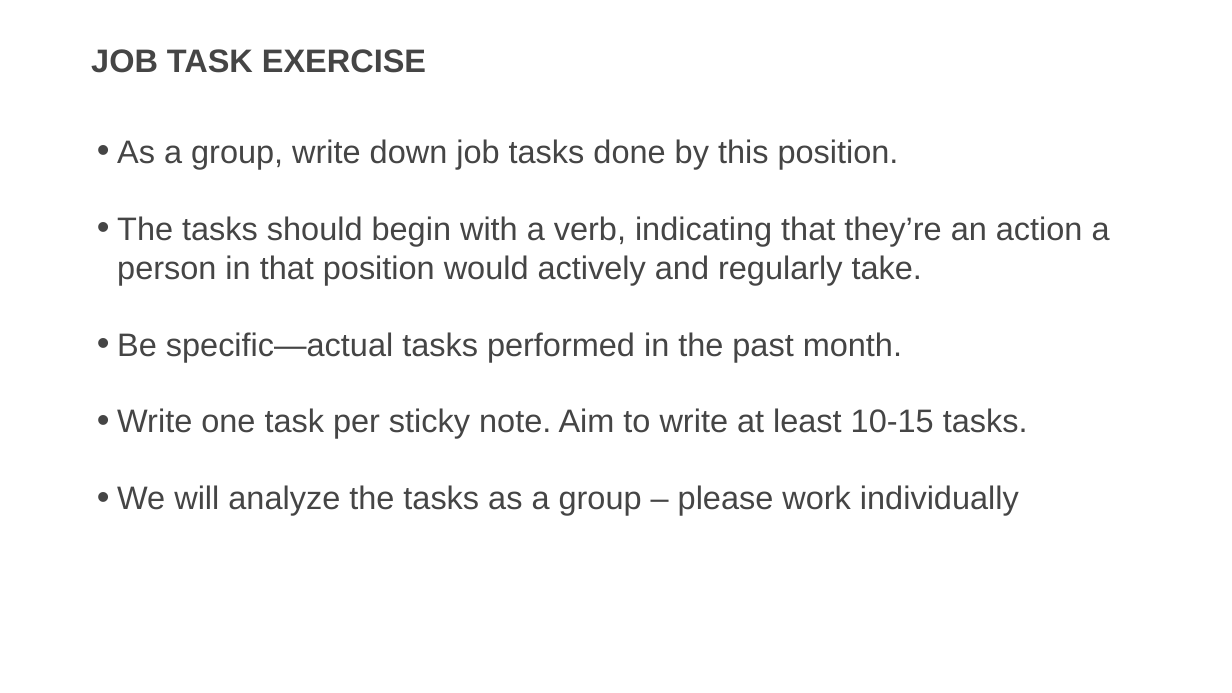
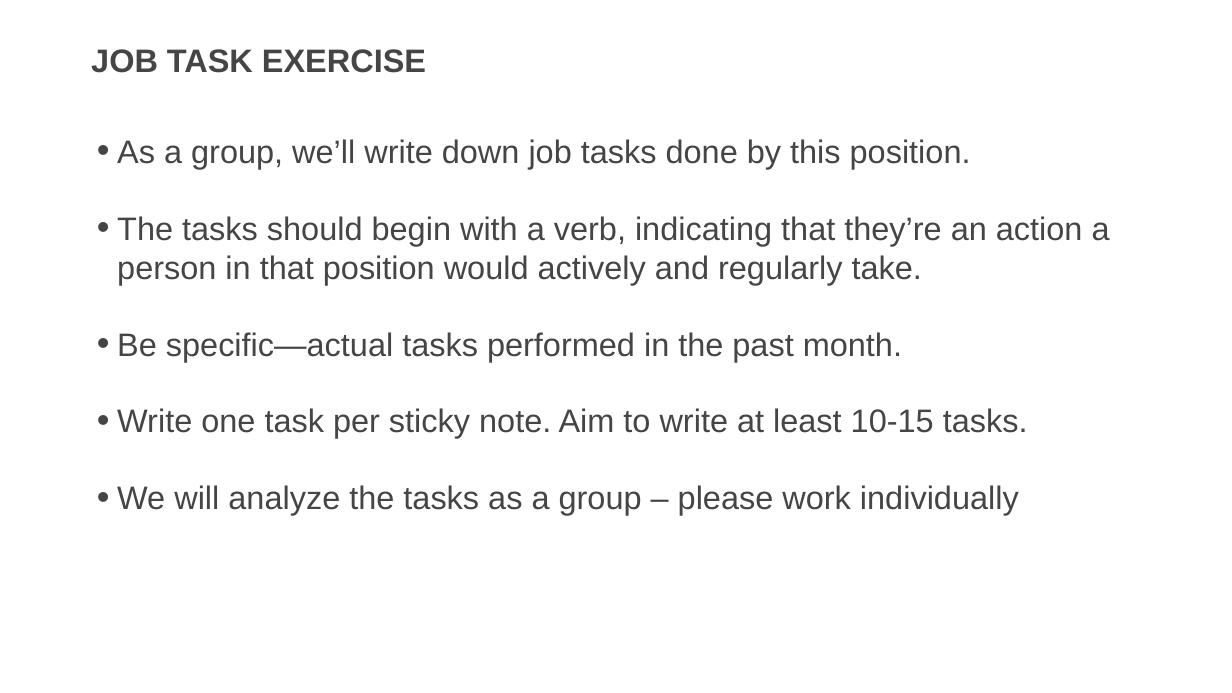
Before and after one commit to usds/SME-QA-Website, a slide deck: slide 8 of toolkit/job-analysis/job-analysis-presentation.pptx (slide 7 before the commit). Drawn at 1232x693 pixels with LibreOffice and Linux fonts; fonts in the diff are those of the drawing. Boxes give left, top, right and bottom in pixels: in the first picture for what was removed or moved away, otherwise in the second. Text is boxed around its words. In the diff, an @@ line names an element or a change of style, - is before the commit and + after.

```diff
--- a/toolkit/job-analysis/job-analysis-presentation.pptx
+++ b/toolkit/job-analysis/job-analysis-presentation.pptx
@@ text at box(117, 139, 971, 169): text changed @@
-• As a group, write down job tasks done by this position.
+• As a group, we’ll write down job tasks done by this position.
```
Also in this commit, not shown: 14 other slides changed, 5 slides added, 1 slide removed, 2 other files.
